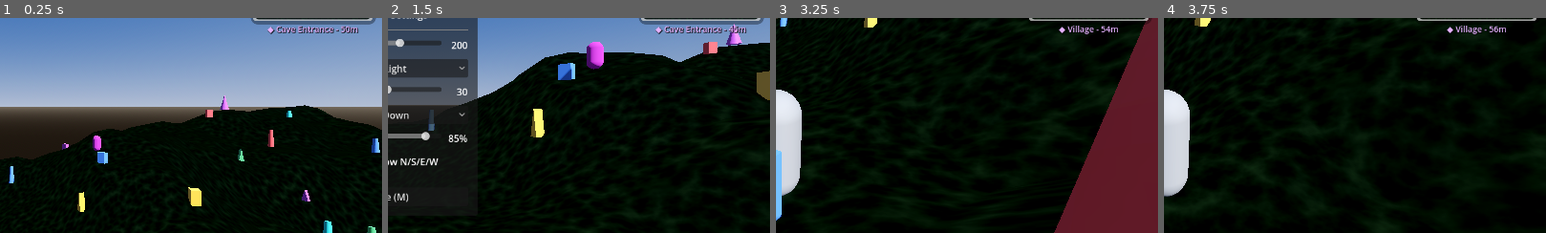
Above: before the commit, frames 1-4 (left to right).
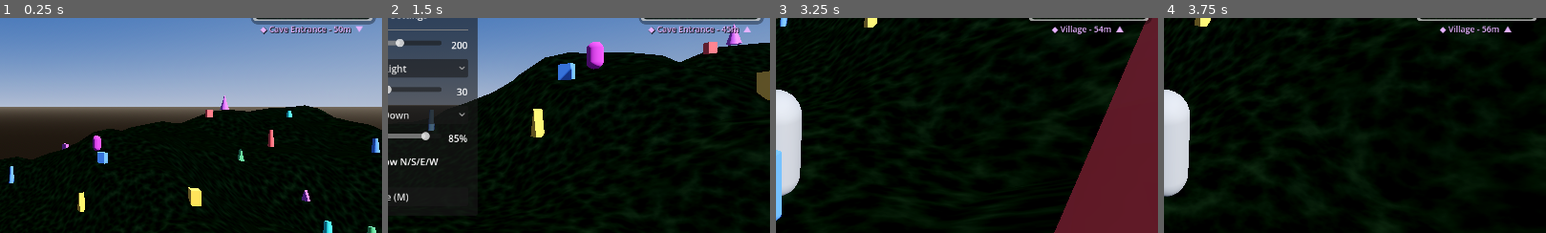
Above: after the commit, the same moments.

Repository: graydwarf/nibble-minimap-gold
Game: Godot game, scene res://scenes/main/main.tscn
Two runs of this game, one before a commit and one after it. Both use one fixed random seed, a clock stepped at 60 frames per second and the inputs below.
Inputs (mouse positions are % of the whole screen's width and height, from its top left):
- Up to frame 1 (0.25 s): no input
- Up to frame 2 (1.5 s): tap Enter at 0.5 s; move the mouse to (55, 50) at 0.52 s; hold Shift (sprint) 0.53-1.28 s; hold W (move_forward) from 0.53 s (still down); click (55, 50) at 0.67 s; move the mouse to (45, 50) at 1.27 s; tap M at 1.35 s
- Up to frame 3 (3.25 s): move the mouse to (60, 28) at 2.02 s; release W (move_forward) at 2.03 s; hold D (move_right) 2.03-2.78 s; tap Tab at 2.1 s; move the mouse to (45, 70) at 2.77 s; hold W (move_forward) from 2.78 s (still down); tap V at 2.85 s; click (45, 70) at 2.92 s
- Up to frame 4 (3.75 s): keep holding W (move_forward); move the mouse to (57, 51) at 3.52 s; hold Shift (sprint) from 3.53 s (still down)
The pictures show only the part of the screen within x 50-100%, y 29-79%; the shares and areas given below are measured in that part.

The runs differ from the first frame. In frame 1, 0.7% of the frame differs, in the area x 68-95%, y 3-8%; in frame 2, 0.6%; in frame 3, 0.4%; in frame 4, 0.4%.

Commit message:
Add elevation indicator with triangle icons for waypoint distance
- Show up/down triangle next to distance label when waypoint is above/below player
- Custom solid triangle SVG icons in assets/icons/
- Light purple color matching distance label text
- Falls back to Unicode arrows if SVGs not imported

Diff:
--- /dev/null
+++ b/assets/icons/arrow_down.svg
@@ -0,0 +1,3 @@
+<svg width="16" height="16" viewBox="0 0 16 16" xmlns="http://www.w3.org/2000/svg">
+<path d="M8 12L3 4H13L8 12Z" fill="#E6B3FF"/>
+</svg>
--- /dev/null
+++ b/assets/icons/arrow_up.svg
@@ -0,0 +1,3 @@
+<svg width="16" height="16" viewBox="0 0 16 16" xmlns="http://www.w3.org/2000/svg">
+<path d="M8 4L13 12H3L8 4Z" fill="#E6B3FF"/>
+</svg>
--- a/scenes/minimap/minimap.gd
+++ b/scenes/minimap/minimap.gd
@@ -95,6 +95,10 @@
 var _active_waypoint_id: int = -1
 
 var _distance_label: Label = null
+var _elevation_icon: TextureRect = null
+var _distance_container: HBoxContainer = null
+var _arrow_up_texture: Texture2D = null
+var _arrow_down_texture: Texture2D = null
 
 @onready var viewport_container: SubViewportContainer = $SubViewportContainer
 @onready var sub_viewport: SubViewport = $SubViewportContainer/SubViewport
@@ -491,15 +495,27 @@
 	viewport_container.add_child(edge_arrows)
 
 func _create_distance_label() -> void:
+	# Load arrow textures (optional - falls back to Unicode if not imported)
+	if ResourceLoader.exists("res://assets/icons/arrow_up.svg"):
+		_arrow_up_texture = load("res://assets/icons/arrow_up.svg")
+	if ResourceLoader.exists("res://assets/icons/arrow_down.svg"):
+		_arrow_down_texture = load("res://assets/icons/arrow_down.svg")
+
+	# Create container for label + icon
+	_distance_container = HBoxContainer.new()
+	_distance_container.name = "DistanceContainer"
+	_distance_container.alignment = BoxContainer.ALIGNMENT_CENTER
+
+	# Position below minimap
+	_distance_container.set_anchors_preset(Control.PRESET_BOTTOM_WIDE)
+	_distance_container.offset_top = 4
+	_distance_container.offset_bottom = 24
+
+	# Create label
 	_distance_label = Label.new()
 	_distance_label.name = "DistanceLabel"
 	_distance_label.horizontal_alignment = HORIZONTAL_ALIGNMENT_CENTER
 	_distance_label.vertical_alignment = VERTICAL_ALIGNMENT_CENTER
-
-	# Position below minimap
-	_distance_label.set_anchors_preset(Control.PRESET_BOTTOM_WIDE)
-	_distance_label.offset_top = 4
-	_distance_label.offset_bottom = 24
 
 	# Styling
 	var label_settings := LabelSettings.new()
@@ -509,20 +525,30 @@
 	label_settings.shadow_size = 2
 	_distance_label.label_settings = label_settings
 
-	_distance_label.visible = false  # Hidden until waypoint added
-	add_child(_distance_label)
+	# Create elevation icon
+	_elevation_icon = TextureRect.new()
+	_elevation_icon.name = "ElevationIcon"
+	_elevation_icon.custom_minimum_size = Vector2(20, 20)
+	_elevation_icon.stretch_mode = TextureRect.STRETCH_KEEP_ASPECT_CENTERED
+	_elevation_icon.visible = false
+
+	_distance_container.add_child(_distance_label)
+	_distance_container.add_child(_elevation_icon)
+
+	_distance_container.visible = false  # Hidden until waypoint added
+	add_child(_distance_container)
 
 func _update_distance_label() -> void:
-	if not _distance_label:
+	if not _distance_label or not _distance_container:
 		return
 
 	var distance := get_active_waypoint_distance()
 	if distance < 0:
-		_distance_label.visible = false
-		return
-
-	_distance_label.visible = true
-	var label := get_active_waypoint_label()
+		_distance_container.visible = false
+		return
+
+	_distance_container.visible = true
+	var waypoint_label := get_active_waypoint_label()
 
 	# Format distance
 	var dist_text: String
@@ -531,10 +557,32 @@
 	else:
 		dist_text = "%dm" % int(distance)
 
-	if label.is_empty():
+	# Set label text
+	if waypoint_label.is_empty():
 		_distance_label.text = "◆ %s" % dist_text
 	else:
-		_distance_label.text = "◆ %s - %s" % [label, dist_text]
+		_distance_label.text = "◆ %s - %s" % [waypoint_label, dist_text]
+
+	# Determine elevation indicator (icon for above/below, hidden if same level)
+	var waypoint_pos: Vector3 = _waypoints[_active_waypoint_id].position
+	var height_diff: float = waypoint_pos.y - player.global_position.y
+
+	# Use icons if available, otherwise append Unicode arrows to label
+	if _arrow_up_texture and _arrow_down_texture and _elevation_icon:
+		if height_diff > 2.0:
+			_elevation_icon.texture = _arrow_up_texture
+			_elevation_icon.visible = true
+		elif height_diff < -2.0:
+			_elevation_icon.texture = _arrow_down_texture
+			_elevation_icon.visible = true
+		else:
+			_elevation_icon.visible = false
+	else:
+		# Fallback to Unicode arrows
+		if height_diff > 2.0:
+			_distance_label.text += " ↑"
+		elif height_diff < -2.0:
+			_distance_label.text += " ↓"
 
 func _update_player_marker() -> void:
 	if not player or not player_marker:
Not shown, added: THIRD_PARTY_LICENSES.txt
Not shown, added: assets/icons/arrow_down.svg.import
Not shown, added: assets/icons/arrow_up.svg.import
